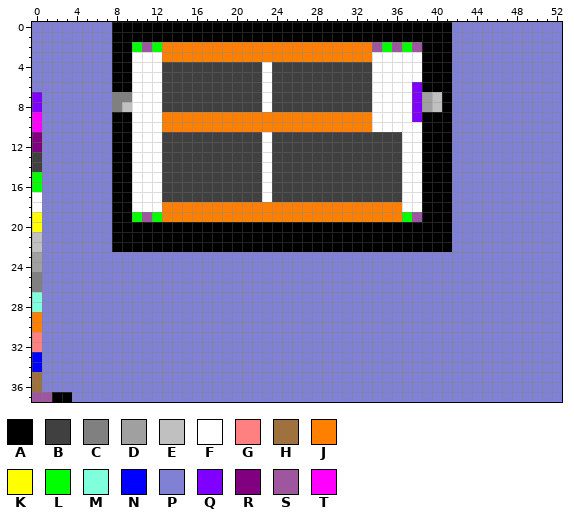
File history of a pixel-art sprite, assets/level_3.png. Above: the version before the commit.
The file is 53x38 pixels.
Palette (. is transparent): A #000000  B #404040  C #808080  D #a0a0a0  E #c0c0c0  F #ffffff  G #ff8080  H #9f713e  J #ff8000  K #ffff00  L #00ff00  M #80ffdd  N #0000ff  P #8080d5  Q #8000ff  R #800080  S #9e569e  T #ff00ff
Pixels before, first column x 0:
 0 PPPPPPPPAAAAAAAAAAAAAAAAAAAAAAAAAAAAAAAAAAPPPPPPPPPPP
 1 PPPPPPPPAAAAAAAAAAAAAAAAAAAAAAAAAAAAAAAAAAPPPPPPPPPPP
 2 PPPPPPPPAALSLJJJJJJJJJJJJJJJJJJJJJSLSLSAAAPPPPPPPPPPP
 3 PPPPPPPPAAFFFJJJJJJJJJJJJJJJJJJJJJFFFFFAAAPPPPPPPPPPP
 4 PPPPPPPPAAFFFBBBBBBBBBBFBBBBBBBBBBFFFFFAAAPPPPPPPPPPP
 5 PPPPPPPPAAFFFBBBBBBBBBBFBBBBBBBBBBFFFFFAAAPPPPPPPPPPP
 6 PPPPPPPPAAFFFBBBBBBBBBBFBBBBBBBBBBFFFFQAAAPPPPPPPPPPP
 7 QPPPPPPPCCFFFBBBBBBBBBBFBBBBBBBBBBFFFFQDEAPPPPPPPPPPP
 8 QPPPPPPPCEFFFBBBBBBBBBBFBBBBBBBBBBFFFFQDEAPPPPPPPPPPP
 9 TPPPPPPPAAFFFJJJJJJJJJJJJJJJJJJJJJFFFFQAAAPPPPPPPPPPP
10 TPPPPPPPAAFFFJJJJJJJJJJJJJJJJJJJJJFFFFFAAAPPPPPPPPPPP
11 RPPPPPPPAAFFFBBBBBBBBBBFBBBBBBBBBBBBBFFAAAPPPPPPPPPPP
12 RPPPPPPPAAFFFBBBBBBBBBBFBBBBBBBBBBBBBFFAAAPPPPPPPPPPP
13 BPPPPPPPAAFFFBBBBBBBBBBFBBBBBBBBBBBBBFFAAAPPPPPPPPPPP
14 BPPPPPPPAAFFFBBBBBBBBBBFBBBBBBBBBBBBBFFAAAPPPPPPPPPPP
15 LPPPPPPPAAFFFBBBBBBBBBBFBBBBBBBBBBBBBFFAAAPPPPPPPPPPP
16 LPPPPPPPAAFFFBBBBBBBBBBFBBBBBBBBBBBBBFFAAAPPPPPPPPPPP
17 FPPPPPPPAAFFFBBBBBBBBBBFBBBBBBBBBBBBBFFAAAPPPPPPPPPPP
18 FPPPPPPPAAFFFJJJJJJJJJJJJJJJJJJJJJJJJFFAAAPPPPPPPPPPP
19 KPPPPPPPAALSLJJJJJJJJJJJJJJJJJJJJJJJJLSAAAPPPPPPPPPPP
20 KPPPPPPPAAAAAAAAAAAAAAAAAAAAAAAAAAAAAAAAAAPPPPPPPPPPP
21 EPPPPPPPAAAAAAAAAAAAAAAAAAAAAAAAAAAAAAAAAAPPPPPPPPPPP
22 EPPPPPPPAAAAAAAAAAAAAAAAAAAAAAAAAAAAAAAAAAPPPPPPPPPPP
23 DPPPPPPPPPPPPPPPPPPPPPPPPPPPPPPPPPPPPPPPPPPPPPPPPPPPP
24 DPPPPPPPPPPPPPPPPPPPPPPPPPPPPPPPPPPPPPPPPPPPPPPPPPPPP
25 CPPPPPPPPPPPPPPPPPPPPPPPPPPPPPPPPPPPPPPPPPPPPPPPPPPPP
26 CPPPPPPPPPPPPPPPPPPPPPPPPPPPPPPPPPPPPPPPPPPPPPPPPPPPP
27 MPPPPPPPPPPPPPPPPPPPPPPPPPPPPPPPPPPPPPPPPPPPPPPPPPPPP
28 MPPPPPPPPPPPPPPPPPPPPPPPPPPPPPPPPPPPPPPPPPPPPPPPPPPPP
29 JPPPPPPPPPPPPPPPPPPPPPPPPPPPPPPPPPPPPPPPPPPPPPPPPPPPP
30 JPPPPPPPPPPPPPPPPPPPPPPPPPPPPPPPPPPPPPPPPPPPPPPPPPPPP
31 GPPPPPPPPPPPPPPPPPPPPPPPPPPPPPPPPPPPPPPPPPPPPPPPPPPPP
32 GPPPPPPPPPPPPPPPPPPPPPPPPPPPPPPPPPPPPPPPPPPPPPPPPPPPP
33 NPPPPPPPPPPPPPPPPPPPPPPPPPPPPPPPPPPPPPPPPPPPPPPPPPPPP
34 NPPPPPPPPPPPPPPPPPPPPPPPPPPPPPPPPPPPPPPPPPPPPPPPPPPPP
35 HPPPPPPPPPPPPPPPPPPPPPPPPPPPPPPPPPPPPPPPPPPPPPPPPPPPP
36 HPPPPPPPPPPPPPPPPPPPPPPPPPPPPPPPPPPPPPPPPPPPPPPPPPPPP
37 SSAAPPPPPPPPPPPPPPPPPPPPPPPPPPPPPPPPPPPPPPPPPPPPPPPPP
New version:
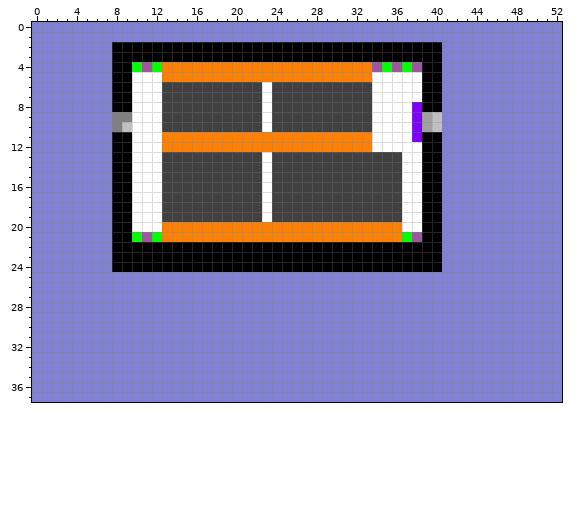
The exact change:
y 0..1: x 8..41 AAAAAAAAAAAAAAAAAAAAAAAAAAAAAAAAAA -> PPPPPPPPPPPPPPPPPPPPPPPPPPPPPPPPPP
y 2: x 10..38 LSLJJJJJJJJJJJJJJJJJJJJJSLSLS -> AAAAAAAAAAAAAAAAAAAAAAAAAAAAA; x 41 A -> P
y 3: x 10..38 FFFJJJJJJJJJJJJJJJJJJJJJFFFFF -> AAAAAAAAAAAAAAAAAAAAAAAAAAAAA; x 41 A -> P
y 4: x 10..38 FFFBBBBBBBBBBFBBBBBBBBBBFFFFF -> LSLJJJJJJJJJJJJJJJJJJJJJSLSLS; x 41 A -> P
y 5: x 13..33 BBBBBBBBBBFBBBBBBBBBB -> JJJJJJJJJJJJJJJJJJJJJ; x 41 A -> P
y 6: x 38 Q -> F; x 41 A -> P
y 7: x 0 Q -> P; x 8..9 CC -> AA; x 38..41 QDEA -> FAAP
y 8: x 0 Q -> P; x 8..9 CE -> AA; x 39..41 DEA -> AAP
y 9: x 0 T -> P; x 8..9 AA -> CC; x 13..33 JJJJJJJJJJJJJJJJJJJJJ -> BBBBBBBBBBFBBBBBBBBBB; x 39..41 AAA -> DEP
y 10: x 0 T -> P; x 8..9 AA -> CE; x 13..33 JJJJJJJJJJJJJJJJJJJJJ -> BBBBBBBBBBFBBBBBBBBBB; x 38..41 FAAA -> QDEP
y 11: x 0 R -> P; x 13..36 BBBBBBBBBBFBBBBBBBBBBBBB -> JJJJJJJJJJJJJJJJJJJJJFFF; x 38 F -> Q; x 41 A -> P
y 12: x 0 R -> P; x 13..36 BBBBBBBBBBFBBBBBBBBBBBBB -> JJJJJJJJJJJJJJJJJJJJJFFF; x 41 A -> P
y 13..14: x 0 B -> P; x 41 A -> P
y 15..16: x 0 L -> P; x 41 A -> P
y 17: x 0 F -> P; x 41 A -> P
y 18: x 0 F -> P; x 13..36 JJJJJJJJJJJJJJJJJJJJJJJJ -> BBBBBBBBBBFBBBBBBBBBBBBB; x 41 A -> P
y 19: x 0 K -> P; x 10..38 LSLJJJJJJJJJJJJJJJJJJJJJJJJLS -> FFFBBBBBBBBBBFBBBBBBBBBBBBBFF; x 41 A -> P
y 20: x 0 K -> P; x 10..38 AAAAAAAAAAAAAAAAAAAAAAAAAAAAA -> FFFJJJJJJJJJJJJJJJJJJJJJJJJFF; x 41 A -> P
y 21: x 0 E -> P; x 10..38 AAAAAAAAAAAAAAAAAAAAAAAAAAAAA -> LSLJJJJJJJJJJJJJJJJJJJJJJJJLS; x 41 A -> P
y 22: x 0 E -> P; x 41 A -> P
y 23..24: x 0 D -> P; x 8..40 PPPPPPPPPPPPPPPPPPPPPPPPPPPPPPPPP -> AAAAAAAAAAAAAAAAAAAAAAAAAAAAAAAAA
y 25..26: x 0 C -> P
y 27..28: x 0 M -> P
y 29..30: x 0 J -> P
y 31..32: x 0 G -> P
y 33..34: x 0 N -> P
y 35..36: x 0 H -> P
y 37: x 0..3 SSAA -> PPPP
